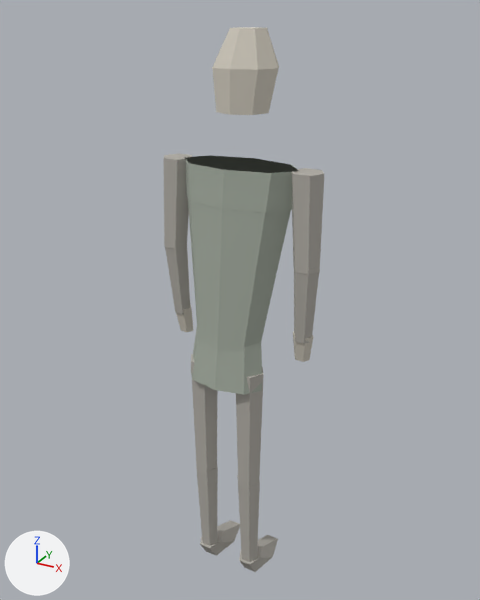
The glTF model assets/models/walker.glb as it was, and as the next commit left it.
One viewpoint serves both versions: a 50 mm lens placed at (1.022, -1.761, 2.055), pointed at (-0.015, 0.125, 1.112). The lights are fixed; the arrows at lower left show +X, +Y and +Z. The first picture is the older version. Vertices at exactly the same position are counted once.
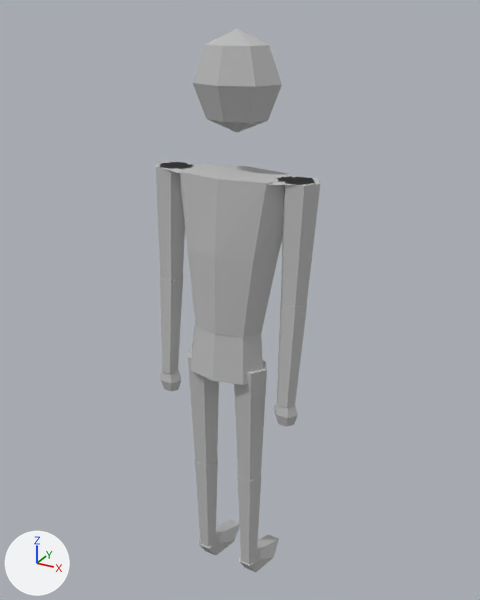
What the commit changed:
Material 'Torso' (mat_torso) changes colour from grey #a2aa9e to grey #bcbcbc; in linear values from (0.36, 0.4, 0.34) to (0.5, 0.5, 0.5).
Material 'Limbs' (mat_limbs) changes colour from grey #b1ada6 to grey #bcbcbc; in linear values from (0.44, 0.42, 0.38) to (0.5, 0.5, 0.5).
Material 'Head' (mat_head) changes colour from light grey #cec8bc to grey #bcbcbc; in linear values from (0.62, 0.58, 0.5) to (0.5, 0.5, 0.5).
me_mesh_0 is used by ob_mesh_0; location (0.0, 0.0, 0.0).
me_mesh_0 had 255 vertices, 448 faces and spanned x -0.29..0.29, y -0.08..0.24, z 0.0..2.0.
me_mesh_0 now has 278 vertices, 496 faces and spans x -0.29..0.29, y -0.1..0.25, z 0.0..2.0.
me_mesh_0 part 1: the loose piece of 18 vertices spanning x -0.14..0.14, y -0.08..0.09, z 0.86..1.05 is scaled about the mesh origin by (1, 1.16, 1.04).
me_mesh_0 part 2: a new loose piece, a 6-sided cut cone along z (radius 0.034 at the low end, 0.051 by 0.047 at the high end) spanning x -0.143..-0.042, y -0.041..0.041, z 0.069..0.489, in mat_limbs (grey #bcbcbc).
me_mesh_0 part 3: a new loose piece, a 6-sided cut cone along z (radius 0.05 at the low end, 0.06 at the high end) spanning x -0.16..-0.03, y -0.05..0.05, z 0.47..0.94, in mat_limbs (grey #bcbcbc).
me_mesh_0 part 4: a new loose piece, a 6-sided cut cone along z (radius 0.034 at the low end, 0.051 by 0.047 at the high end) spanning x 0.042..0.143, y -0.041..0.041, z 0.069..0.489, in mat_limbs (grey #bcbcbc).
me_mesh_0 part 5: a new loose piece, a 6-sided cut cone along z (radius 0.05 at the low end, 0.06 at the high end) spanning x 0.03..0.16, y -0.05..0.05, z 0.47..0.94, in mat_limbs (grey #bcbcbc).
me_mesh_0 part 6: a new loose piece, a UV sphere (6 segments, 4 rings, poles along z) spanning x -0.28..-0.189, y -0.038..0.023, z 0.744..0.86, in mat_limbs (grey #bcbcbc).
me_mesh_0 part 7: a new loose piece, a UV sphere (6 segments, 4 rings, poles along z) spanning x 0.189..0.28, y -0.038..0.023, z 0.744..0.86, in mat_limbs (grey #bcbcbc).
me_mesh_0 part 8: a new loose piece, a UV sphere (8 segments, 4 rings, poles along z) spanning x -0.15..0.15, y -0.04..0.2, z 1.7..2.0, in mat_head (grey #bcbcbc).
me_mesh_0 part 9: the loose piece of 43 vertices spanning x -0.21..0.21, y -0.06..0.2, z 1.0..1.6 is rebuilt with 44 vertices and now spans x -0.28..0.28, y -0.07..0.16, z 1.07..1.58.
me_mesh_0 part 10: a new loose piece of 27 vertices spanning x -0.29..-0.17, y -0.03..0.11, z 0.84..1.58, in mat_limbs (grey #bcbcbc).
me_mesh_0 part 11: a new loose piece of 27 vertices spanning x 0.17..0.29, y -0.03..0.11, z 0.84..1.58, in mat_limbs (grey #bcbcbc).
me_mesh_0 part 12: 6 loose pieces with 84 vertices, spanning x -0.29..0.29, y -0.05..0.13, z 0.44..1.31, are deleted.
me_mesh_0 part 13: 54 vertices removed from x -0.29..0.29, y 0.04..0.24, z 1.29..2.0; 12 vertices added at x -0.07..0.09, y 0.11..0.25, z 1.79..1.84.
me_mesh_0 part 14: 46 vertices removed from x -0.14..0.14, y -0.04..0.22, z 0.0..0.46; 18 vertices added at x -0.14..0.14, y -0.04..0.23, z 0.0..0.08.

What differs and where, as boxes (x1, y1, x2, y2) in the pictures (480 x 600 px; the box of a moved part takes in the faces that stretch with it):
'Mesh_0', recoloured, reshaped: before (163, 27, 324, 572); after (156, 29, 320, 572)
part 1 of me_mesh_0, moved or reshaped: before (191, 327, 262, 395); after (191, 324, 263, 385)
part 2 of me_mesh_0, added: after (195, 455, 218, 547)
part 3 of me_mesh_0, added: after (188, 348, 219, 465)
part 4 of me_mesh_0, added: after (237, 468, 261, 564)
part 5 of me_mesh_0, added: after (234, 360, 267, 481)
part 6 of me_mesh_0, added: after (161, 370, 181, 392)
part 7 of me_mesh_0, added: after (274, 401, 298, 427)
part 8 of me_mesh_0, added: after (193, 29, 282, 133)
part 9 of me_mesh_0, rebuilt (34% wider, 11% shorter): before (185, 155, 299, 351); after (161, 162, 314, 337)
part 10 of me_mesh_0, added: after (156, 161, 187, 374)
part 11 of me_mesh_0, added: after (277, 177, 320, 408)
part 12 of me_mesh_0, deleted: before (165, 242, 320, 491)
part 13 of me_mesh_0, built on: before (163, 27, 324, 275)
part 14 of me_mesh_0, built on: before (196, 466, 278, 572); after (199, 520, 279, 572)
